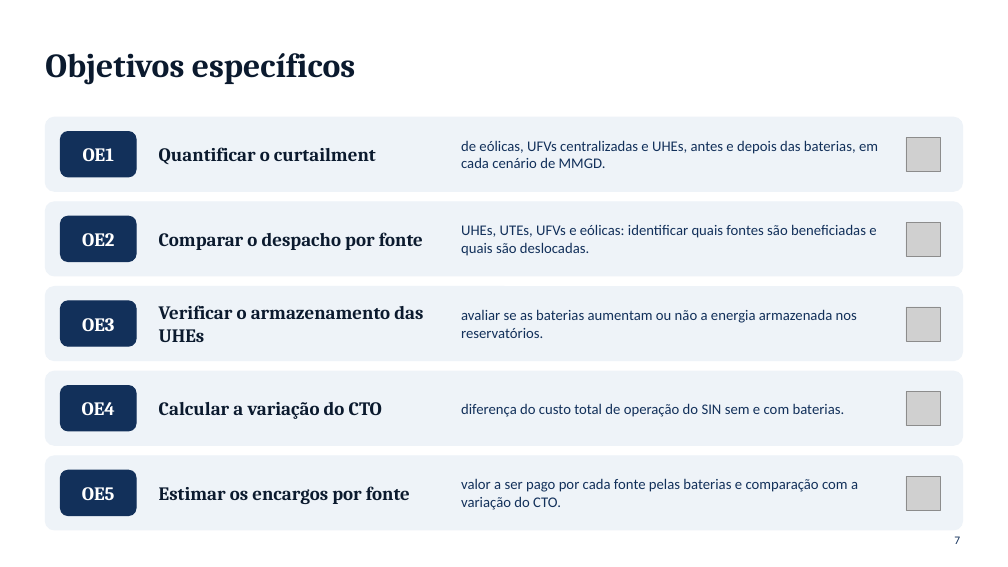
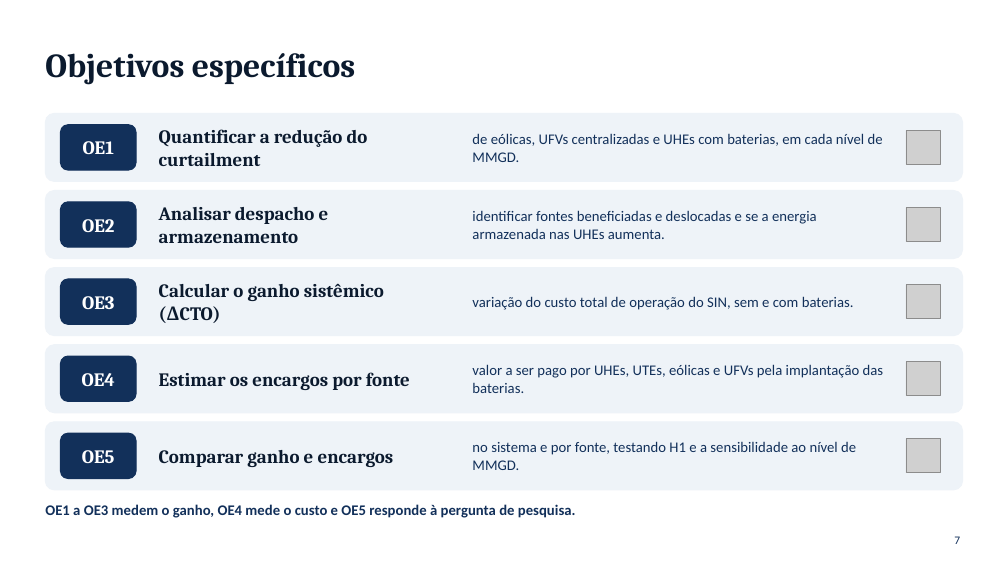
Before and after one commit to RonaldoSouza74/Instituto-de-Economia, a slide deck: slide 7 of Baterias_SIN_Economia_Setor_Eletrico_I.pptx. Drawn at 1008x567 pixels with LibreOffice and Linux fonts; fonts in the diff are those of the drawing; grey boxes stand for pictures. Boxes give left, top, right and bottom in pixels: in the first picture for what was removed or moved away, otherwise in the second. Text is boxed around its words. In the diff, an @@ line names an element or a change of style, - is before the commit and + after.

```diff
--- a/Baterias_SIN_Economia_Setor_Eletrico_I.pptx
+++ b/Baterias_SIN_Economia_Setor_Eletrico_I.pptx
@@ rounded rectangle: place and size @@
-rounded rectangle at (45,117,963,191)
+rounded rectangle at (45,113,963,181)
@@ 1 picture, 1 text, 1 rounded rectangle: place and size @@
-1 picture, 1 text, 1 rounded rectangle at (60,132,940,177)
+1 picture, 1 text, 1 rounded rectangle at (60,125,940,170)
@@ text at (159,129,368,166): text changed @@
-Quantificar o curtailment
+Quantificar a redução do curtailment
@@ text at (472,133,883,162): text changed @@
-de eólicas, UFVs centralizadas e UHEs, antes e depois das baterias, em cada cenário de MMGD.
+de eólicas, UFVs centralizadas e UHEs com baterias, em cada nível de MMGD.
@@ rounded rectangle: place and size @@
-rounded rectangle at (45,202,963,276)
+rounded rectangle at (45,191,963,259)
@@ 1 picture, 1 text, 1 rounded rectangle: place and size @@
-1 picture, 1 text, 1 rounded rectangle at (60,216,940,262)
+1 picture, 1 text, 1 rounded rectangle at (60,202,940,247)
@@ text at (159,207,329,243): text changed @@
-Comparar o despacho por fonte
+Analisar despacho e armazenamento
@@ text at (472,210,817,239): text changed @@
-UHEs, UTEs, UFVs e eólicas: identificar quais fontes são beneficiadas e quais são deslocadas.
+identificar fontes beneficiadas e deslocadas e se a energia armazenada nas UHEs aumenta.
@@ rounded rectangle: place and size @@
-rounded rectangle at (45,287,963,361)
+rounded rectangle at (45,268,963,336)
@@ text "OE3": place and size @@
-text "OE3" at (82,318,114,331)
+text "OE3" at (82,296,114,309)
@@ rounded rectangle: place and size @@
-rounded rectangle at (60,301,136,346)
+rounded rectangle at (60,279,136,324)
@@ text at (159,284,384,301): text changed @@
-Verificar o armazenamento das UHEs
+Calcular o ganho sistêmico (ΔCTO)
@@ text at (472,296,854,310): text changed @@
-diferença do custo total de operação do SIN sem e com baterias.
+variação do custo total de operação do SIN, sem e com baterias.
@@ picture: place and size @@
-picture at (906,392,940,426)
+picture at (906,285,940,319)
@@ text removed at (461,309,857,338) @@
-avaliar se as baterias aumentam ou não a energia armazenada nos reservatórios.
@@ picture removed at (906,307,940,341) @@
@@ rounded rectangle: place and size @@
-rounded rectangle at (45,371,963,445)
+rounded rectangle at (45,345,963,413)
@@ text "OE4": place and size @@
-text "OE4" at (82,402,115,415)
+text "OE4" at (82,373,115,386)
@@ rounded rectangle: place and size @@
-rounded rectangle at (60,386,136,431)
+rounded rectangle at (60,356,136,402)
@@ text "Estimar os encargos por fonte": place and size @@
-text "Estimar os encargos por fonte" at (159,486,410,504)
+text "Estimar os encargos por fonte" at (159,372,410,390)
@@ text added at (472,364,884,393), 14 pt, text #12305A @@
+valor a ser pago por UHEs, UTEs, eólicas e UFVs pela implantação das baterias.
@@ picture added at (906,362,940,396) @@
@@ text removed at (159,402,382,419) @@
-Calcular a variação do CTO
@@ proportions changed in 5 elements at (45,113,963,181), (45,191,963,259), (45,268,963,336), (45,345,963,413), (45,422,963,490) @@
@@ rounded rectangle: place and size @@
-rounded rectangle at (45,456,963,530)
+rounded rectangle at (45,422,963,490)
@@ 1 picture, 1 text, 1 rounded rectangle: place and size @@
-1 picture, 1 text, 1 rounded rectangle at (60,470,940,516)
+1 picture, 1 text, 1 rounded rectangle at (60,433,940,479)
@@ text at (472,441,856,470): text changed @@
-valor a ser pago por cada fonte pelas baterias e comparação com a variação do CTO.
+no sistema e por fonte, testando H1 e a sensibilidade ao nível de MMGD.
@@ text added at (159,450,394,467), 18 pt, text #0B1A2E, bold @@
+Comparar ganho e encargos
@@ text added at (45,504,576,518), 14 pt, text #12305A, bold @@
+OE1 a OE3 medem o ganho, OE4 mede o custo e OE5 responde à pergunta de pesquisa.
```
Also in this commit, not shown: 2 other slides changed.
